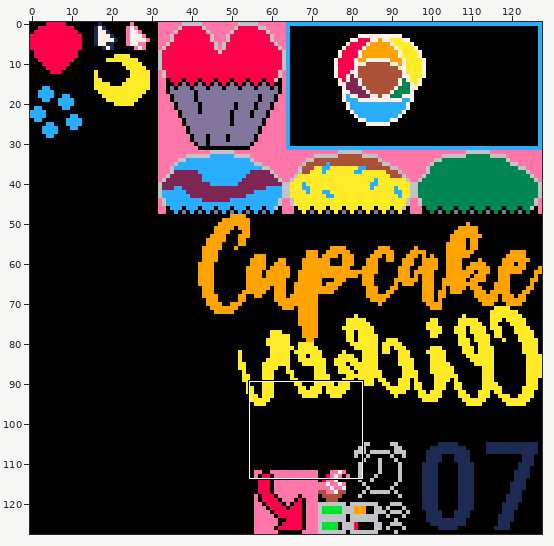
Two versions of one pixel-art file, cupcake.aseprite. The first picture is a wide view before the edit; the outline marks the close-up.
Close-up. The starting point:
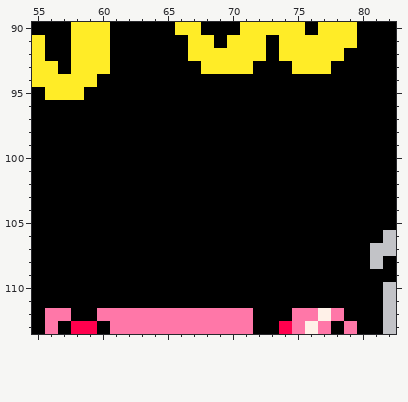
128x128 pixels, 1 frame. Shown: x 55..82, y 90..113.
And afterwards:
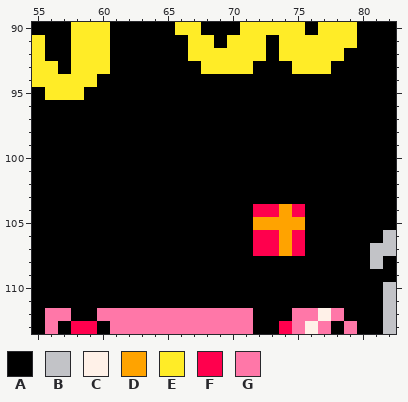
Palette (. is transparent): A #000000  B #c2c3c7  C #fff1e8  D #ffa300  E #ffec27  F #ff004d  G #ff77a8
The exact change:
{"y":104,"x":72,"old":"AAAA","new":"FFDF"}
{"y":105,"x":72,"old":"AAAA","new":"DDDD"}
{"y":106,"x":72,"old":"AAAA","new":"FFDF"}
{"y":107,"x":72,"old":"AAAA","new":"FFDF"}
{"label":"changed","picture_box":[253,204,305,256]}
